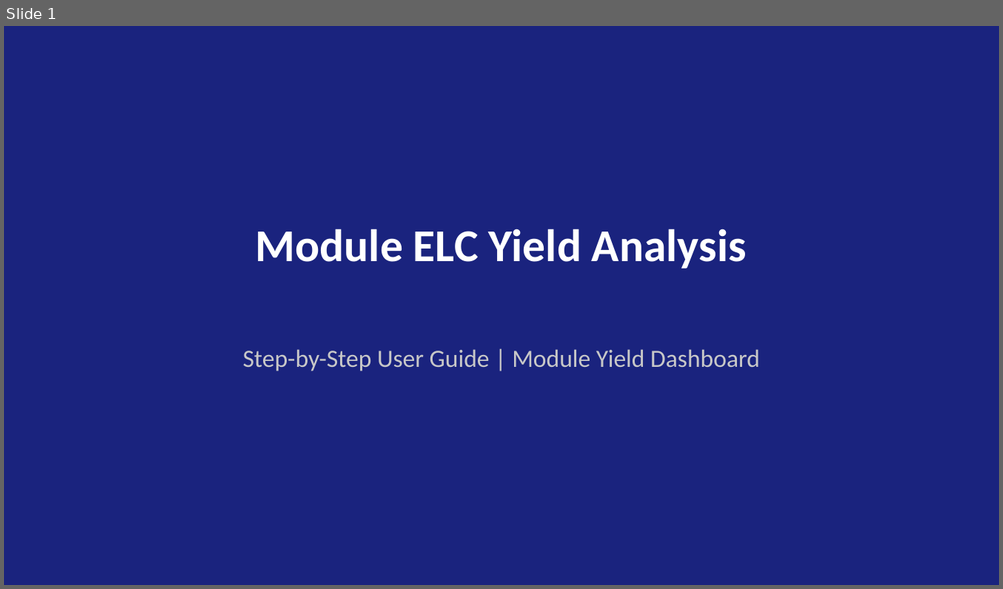
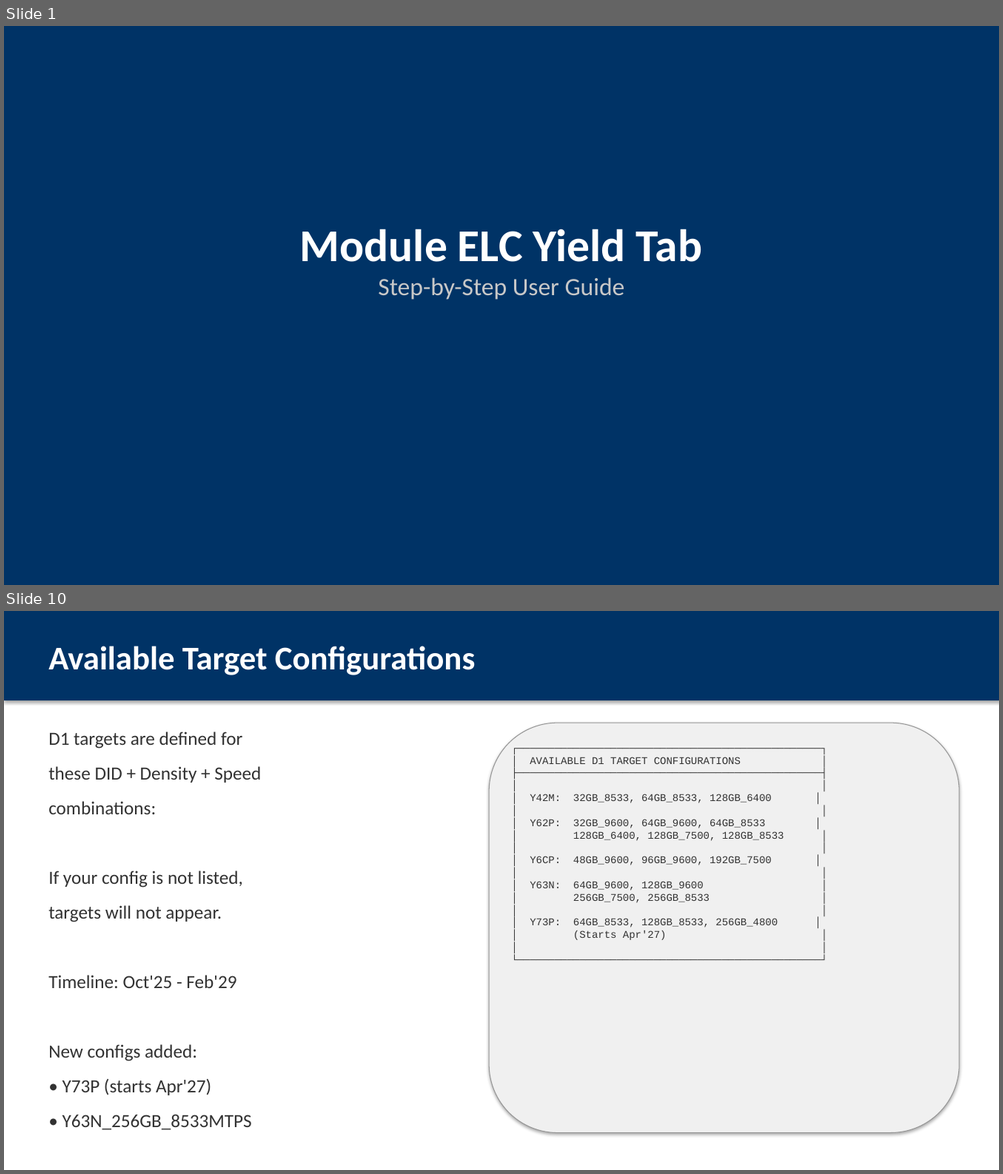
Before and after one commit to ASEGARAN/MODULE_YIELD_DASHBOARD, a slide deck: Module_ELC_Yield_User_Guide.pptx. Shown one above the other, each under a label of ours: slide 1 before the commit, slides 1 and 10 after it; the slides between them are not shown. The pictures are 1003x589 and 1003x1174 pixels, drawn with LibreOffice and Linux fonts; fonts in the diff are those of the drawing. Boxes give left, top, right and bottom in pixels: in the first picture for what was removed or moved away, otherwise in the second. Text is boxed around its words. In the diff, an @@ line names an element or a change of style, - is before the commit and + after.

Commit message:
Enhance Module ELC Yield user guide with ASCII mockups
- 12 slides with embedded visual mockups
- Step-by-step workflow from sidebar to targets
- Warning message explanation
- Available config reference
- Quick reference card
- No external screenshot dependencies

```diff
--- a/Module_ELC_Yield_User_Guide.pptx
+++ b/Module_ELC_Yield_User_Guide.pptx
@@ slide 10 added at (4,611,999,1170), background #FFFFFF @@
@@ rectangle added at (4,611,999,701), fill #003366 @@
@@ text added at (48,646,475,675), 32 pt, text #FFFFFF, bold @@
+Available Target Configurations
@@ text added at (48,732,261,1130), 18 pt, text #323232 @@
+D1 targets are defined for
+these DID + Density + Speed
+combinations:
+If your config is not listed,
+targets will not appear.
+Timeline: Oct'25 - Feb'29
+New configs added:
+• Y73P (starts Apr'27)
+• Y63N_256GB_8533MTPS
@@ rounded rectangle added at (489,723,959,1133), fill #F0F0F0, outline #969696 0.75 pt @@
@@ text added at (529,757,784,940), 10 pt, text #323232 @@
+┌─────────────────────────────────────────────────┐
+│ AVAILABLE D1 TARGET CONFIGURATIONS │
+├─────────────────────────────────────────────────┤
+│ │
+│ Y42M: 32GB_8533, 64GB_8533, 128GB_6400 │
+│ │
+│ Y62P: 32GB_9600, 64GB_9600, 64GB_8533 │
+│ 128GB_6400, 128GB_7500, 128GB_8533 │
+│ │
+│ Y6CP: 48GB_9600, 96GB_9600, 192GB_7500 │
+│ │
+│ Y63N: 64GB_9600, 128GB_9600 │
+│ 256GB_7500, 256GB_8533 │
+│ │
+│ Y73P: 64GB_8533, 128GB_8533, 256GB_4800 │
+│ (Starts Apr'27) │
+│ │
+└─────────────────────────────────────────────────┘
@@ slide 1 changed as well @@
@@ rectangle at (4,26,999,585): fill #1A237E to #003366 @@
@@ text at (300,229,702,300): text changed; size 44 to 24 pt; text colour #FFFFFF to #C8C8C8; bold off @@
-Module ELC Yield Analysis
+Module ELC Yield Tab
+Step-by-Step User Guide
@@ text removed at (243,349,760,372) @@
-Step-by-Step User Guide | Module Yield Dashboard
```
Also in this commit, not shown: 10 other slides added, 9 slides removed.
